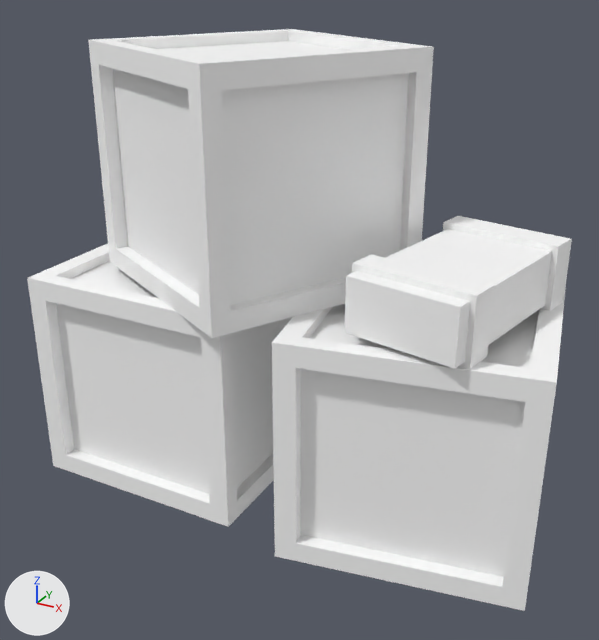
The glTF model assets/synty/simple_fantasy/models/SF_Prop_CrateStack_01.glb, before and after one commit.
Camera for both pictures: a 50 mm camera at (0.0136, -0.0257, 0.0197) aimed at (-0.0001, -0.0007, 0.0072). Lighting does not change. The marker at lower left points along +X, +Y and +Z.

Names of what the first picture shows: 'SF_Prop_CrateStack_01'.
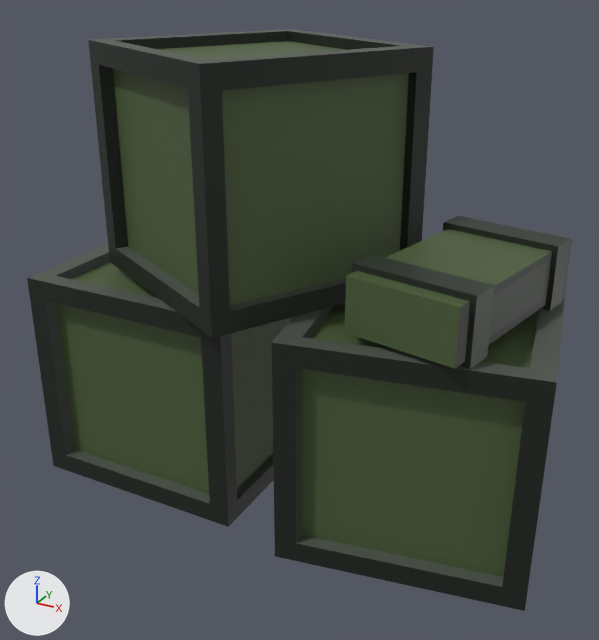
Location of each change, (x1, y1, x2, y2) in pixels of the pictures (599 x 640 px):
'SF_Prop_CrateStack_01', surface changed
    both: (27, 29, 572, 611)

The change, as a list of edits to the scene's bpy script:
```text
Add img_undead_footman_01:
    img_undead_footman_01 = load_image('Undead_Footman_01', '_unpacked/Undead_Footman_01', 512, 512, 'sRGB')
Change mat_lambert1:
    remove mat_lambert1.base_color = (1.0, 1.0, 1.0)  # white #ffffff
    add mat_lambert1.texture = img_undead_footman_01
```
